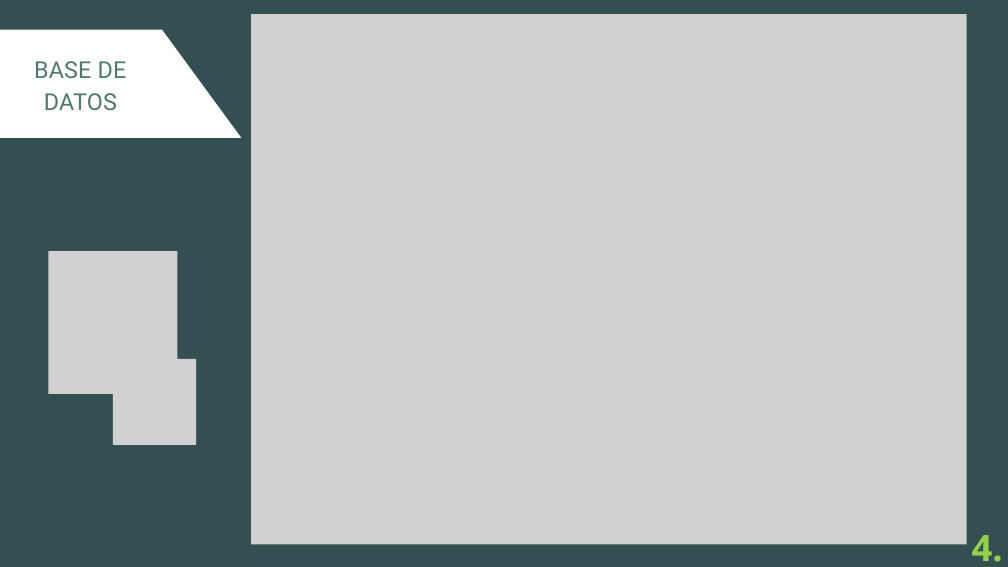
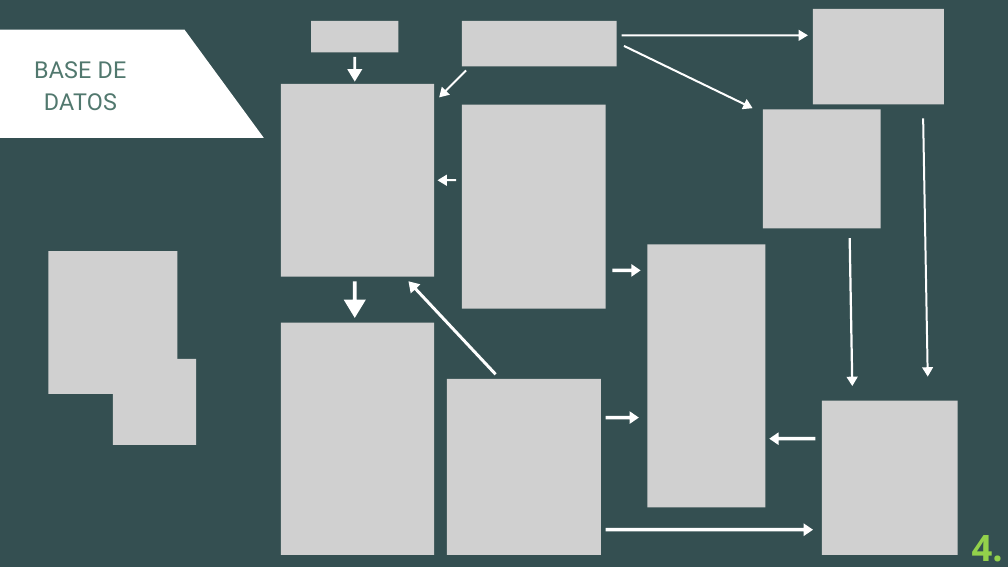
Before and after one commit to egilp04/TFG_Cuidados, a slide deck: slide 6 of documentacion_extra/presentacion/cuidaDos.pptx. Drawn at 1008x567 pixels with LibreOffice and Linux fonts; fonts in the diff are those of the drawing; grey boxes stand for pictures. Boxes give left, top, right and bottom in pixels: in the first picture for what was removed or moved away, otherwise in the second. Text is boxed around its words. In the diff, an @@ line names an element or a change of style, - is before the commit and + after.

Commit message:
actualiacion de la presentacion

```diff
--- a/documentacion_extra/presentacion/cuidaDos.pptx
+++ b/documentacion_extra/presentacion/cuidaDos.pptx
@@ picture removed at box(251, 14, 966, 544) @@
@@ picture added at box(311, 21, 398, 52) @@
@@ picture added at box(462, 21, 616, 67) @@
@@ freeform shape added at box(622, 29, 808, 41), fill #FFFFFF @@
@@ picture added at box(813, 9, 944, 104) @@
@@ freeform shape: place and size @@
-freeform shape at box(0, 30, 241, 138)
+freeform shape at box(0, 30, 264, 138)
@@ freeform shape added at box(347, 57, 362, 82), fill #FFFFFF @@
@@ freeform shape added at box(621, 41, 755, 113), fill #FFFFFF @@
@@ picture added at box(281, 84, 434, 277) @@
@@ freeform shape added at box(435, 67, 470, 101), fill #FFFFFF @@
@@ picture added at box(462, 105, 605, 309) @@
@@ picture added at box(763, 109, 881, 228) @@
@@ freeform shape added at box(918, 118, 933, 377), fill #FFFFFF @@
@@ freeform shape added at box(437, 175, 456, 186), fill #FFFFFF @@
@@ freeform shape added at box(844, 238, 858, 386), fill #FFFFFF @@
@@ freeform shape added at box(613, 264, 641, 277), fill #FFFFFF @@
@@ picture added at box(648, 244, 766, 508) @@
@@ freeform shape added at box(344, 281, 366, 318), fill #FFFFFF @@
@@ freeform shape added at box(404, 277, 500, 379), fill #FFFFFF @@
@@ picture added at box(281, 323, 434, 555) @@
@@ picture added at box(447, 379, 601, 555) @@
@@ freeform shape added at box(606, 412, 639, 424), fill #FFFFFF @@
@@ picture added at box(822, 401, 958, 555) @@
@@ freeform shape added at box(769, 432, 815, 445), fill #FFFFFF @@
@@ freeform shape added at box(606, 523, 813, 536), fill #FFFFFF @@
```
Also in this commit, not shown: 2 other files.
